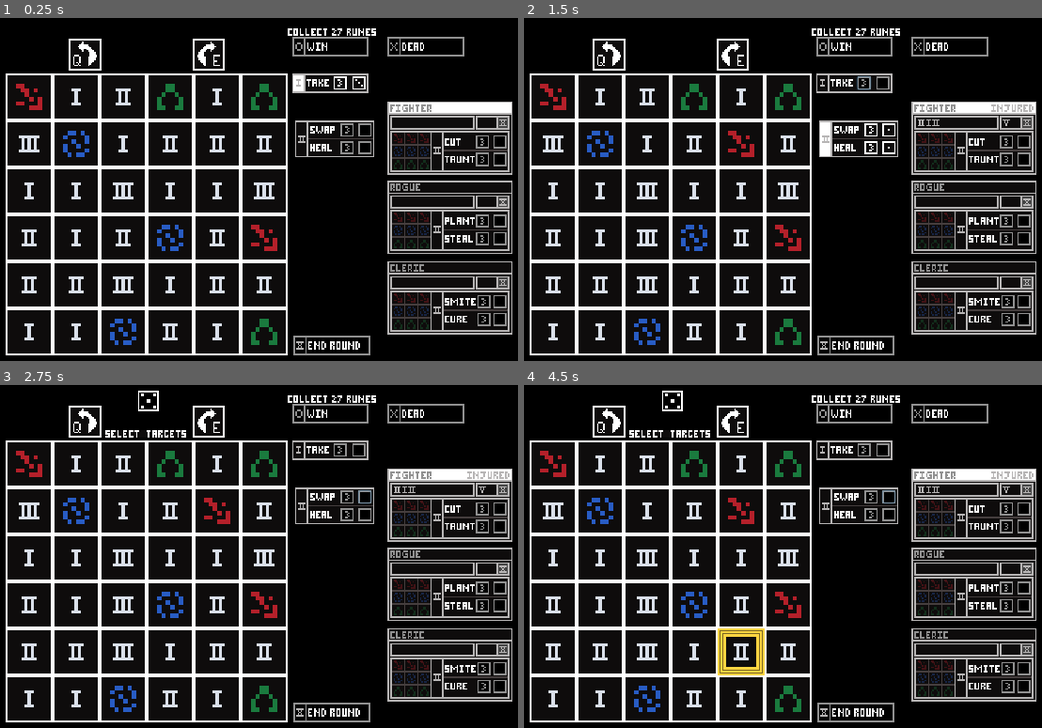
Above: before the commit, frames 1-4 (two rows, left to right).
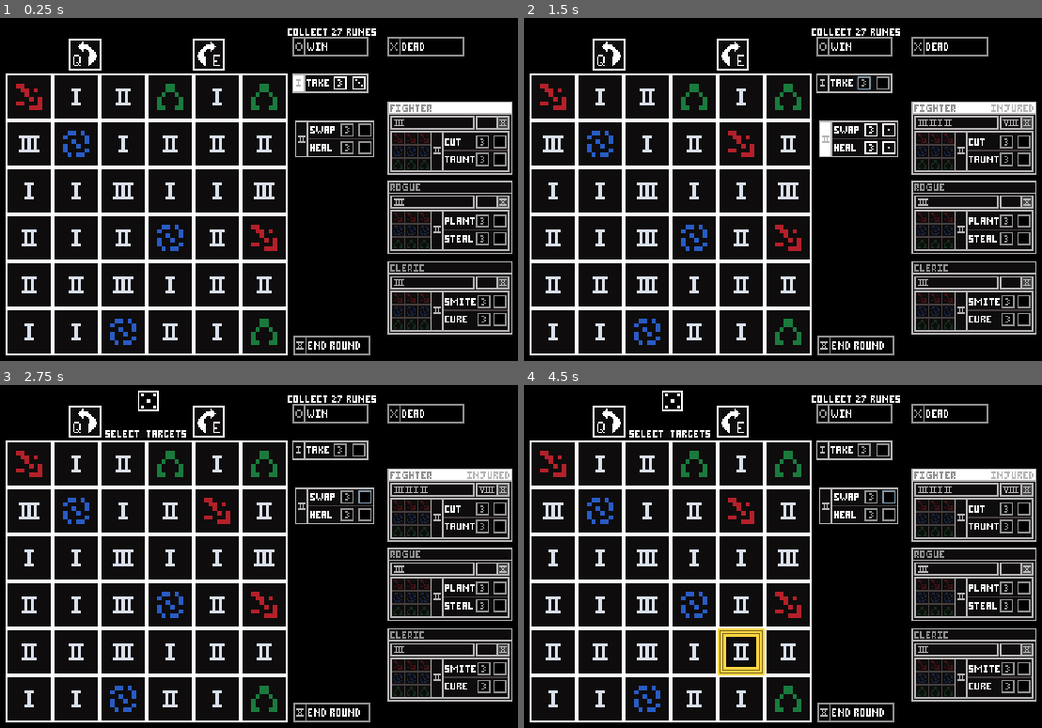
Above: after the commit, the same moments.

Repository: Lasenist/BonesWillRoll
Game: Godot game, scene res://level/play_scene.tscn
The game is run twice, just before and just after one commit, with the same random seed, the same clock (stepped at 60 frames per second) and the same inputs.
Inputs (mouse positions are in pixels of both pictures, inside the frame that each line leads up to):
- Up to frame 1 (0.25 s): no input
- Up to frame 2 (1.5 s): click (865, 83) at 0.5 s; tap Enter at 1.25 s; move the mouse to (669, 213) at 1.27 s; hold E (rotate_selection_right) from 1.28 s (still down); click (669, 213) at 1.42 s
- Up to frame 3 (2.75 s): release E (rotate_selection_right) at 2 s; click (362, 498) at 2.02 s
- Up to frame 4 (4.5 s): tap Space at 2.75, 4.25 s; move the mouse to (622, 604) at 2.77 s; hold Q (rotate_selection_left) 2.78-3.53 s; tap Enter at 3.5 s; move the mouse to (850, 484) at 3.52 s; hold E (rotate_selection_right) from 3.53 s (still down); move the mouse to (736, 669) at 4.27 s; click (736, 669) at 4.42 s

The runs differ from the first frame. In frame 1, less than 0.1% of the frame differs, in the area x 76-79%, y 29-79%; in frame 2, 0.1%, in the area x 76-96%, y 29-79%; in frame 3, 0.1%; in frame 4, 0.1%.

Commit message:
fix heal bug in a jank way

Diff:
--- a/UI/adventurer/adventurer.gd
+++ b/UI/adventurer/adventurer.gd
@@ -180,10 +180,15 @@
 	wound_values.sort()
 	var value_to_remove = null
 
-	for index in range(wound_values.size() - 1, 0, -1):
-		if wound_values[index] <= amount :
-			value_to_remove = wound_values[index]
-			break
+	if wound_values.size() > 1 :
+		for index in range(wound_values.size() - 1, 0, -1):
+			if wound_values[index] <= amount :
+				value_to_remove = wound_values[index]
+				break
+	else:
+		var value_to_check = wound_values[0]
+		if value_to_check <= amount :
+			value_to_remove = value_to_check
 
 	if value_to_remove:
 		for node in wounds_container.get_children():
--- a/UI/adventurer/adventurer.tscn
+++ b/UI/adventurer/adventurer.tscn
@@ -7,6 +7,7 @@
 [ext_resource path="res://UI/numerals/two.tscn" type="PackedScene" id=5]
 [ext_resource path="res://UI/adventurer/state_spritesheet.png" type="Texture" id=6]
 [ext_resource path="res://UI/numerals/ten.tscn" type="PackedScene" id=7]
+[ext_resource path="res://UI/numerals/three.tscn" type="PackedScene" id=8]
 
 [sub_resource type="AtlasTexture" id=1]
 atlas = ExtResource( 1 )
@@ -161,6 +162,10 @@
 "_edit_use_anchors_": false
 }
 
+[node name="three" parent="Panel/wounds_panel/HBoxContainer" instance=ExtResource( 8 )]
+margin_right = 7.0
+margin_bottom = 6.0
+
 [node name="total_wounds" type="Panel" parent="Panel"]
 margin_left = 60.0
 margin_top = 10.0
--- a/level/play_scene.tscn
+++ b/level/play_scene.tscn
@@ -241,7 +241,7 @@
 scale = Vector2( 2, 2 )
 
 [node name="AnimatedSprite" parent="Control2/dice" index="0"]
-frame = 3
+frame = 1
 
 [node name="ColorRect" type="ColorRect" parent="Control2"]
 margin_left = 12.0
Not shown: 1 places in UI/adventurer/adventurer.tscn that only renumber resources
